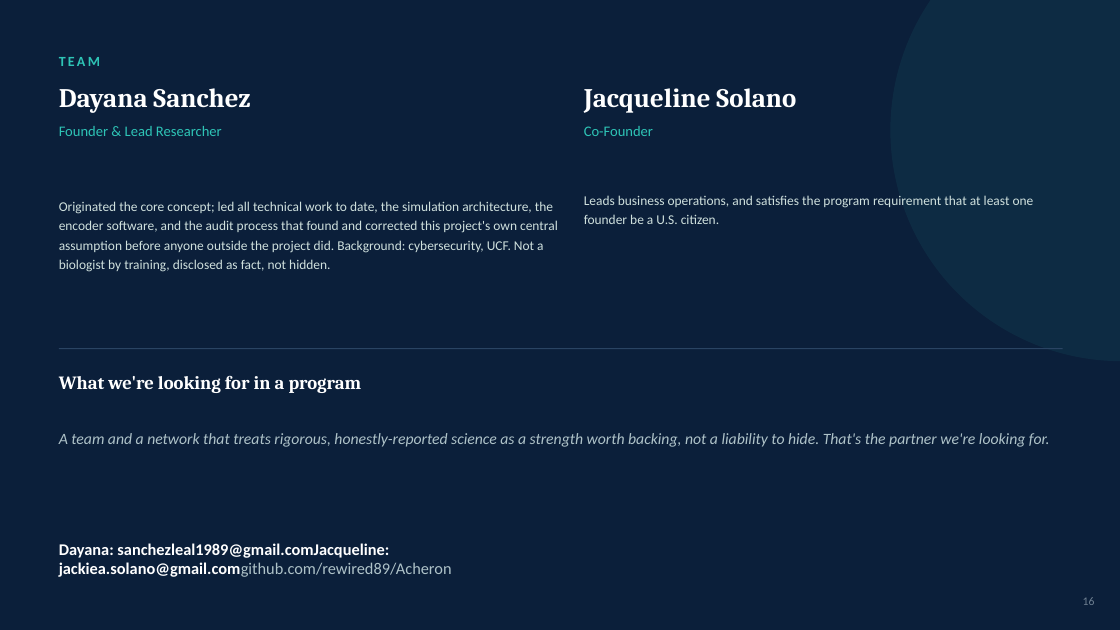
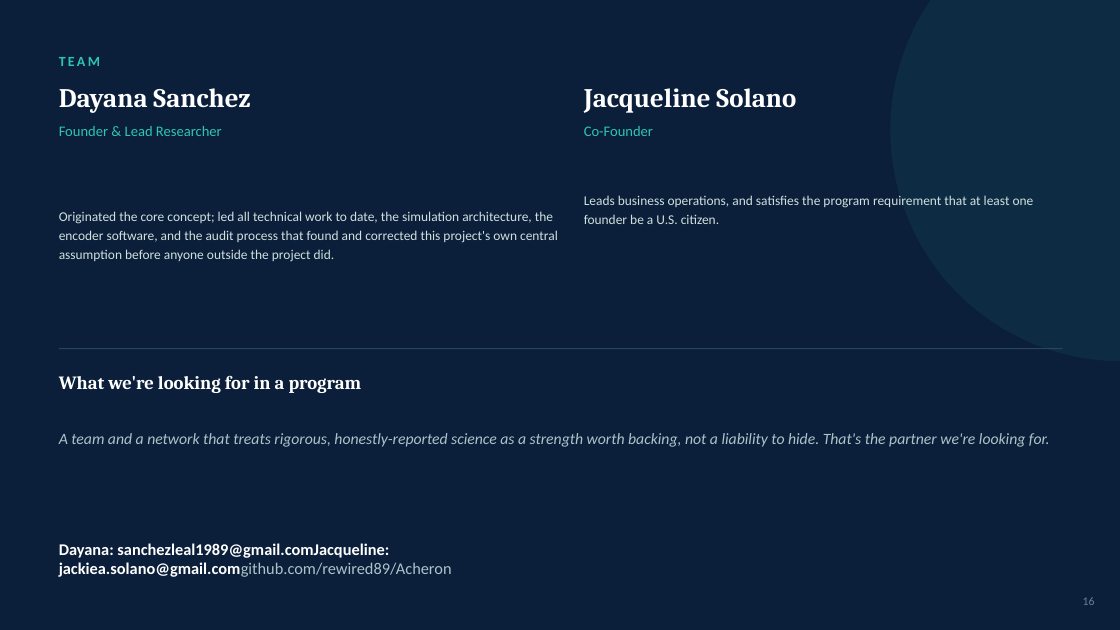
Before and after one commit to rewired89/Acheron, a slide deck: slide 16 of docs/pitch/Acheron_Pitch_Deck.pptx. Drawn at 1120x630 pixels with LibreOffice and Linux fonts; fonts in the diff are those of the drawing. Boxes give left, top, right and bottom in pixels: in the first picture for what was removed or moved away, otherwise in the second. Text is boxed around its words. In the diff, an @@ line names an element or a change of style, - is before the commit and + after.

```diff
--- a/docs/pitch/Acheron_Pitch_Deck.pptx
+++ b/docs/pitch/Acheron_Pitch_Deck.pptx
@@ text at box(59, 211, 558, 262): text changed @@
-Originated the core concept; led all technical work to date, the simulation architecture, the encoder software, and the audit process that found and corrected this project's own central assumption before anyone outside the project did. Background: cybersecurity, UCF. Not a biologist by training, disclosed as fact, not hidden.
+Originated the core concept; led all technical work to date, the simulation architecture, the encoder software, and the audit process that found and corrected this project's own central assumption before anyone outside the project did.
```
Also in this commit, not shown: 1 other file.
